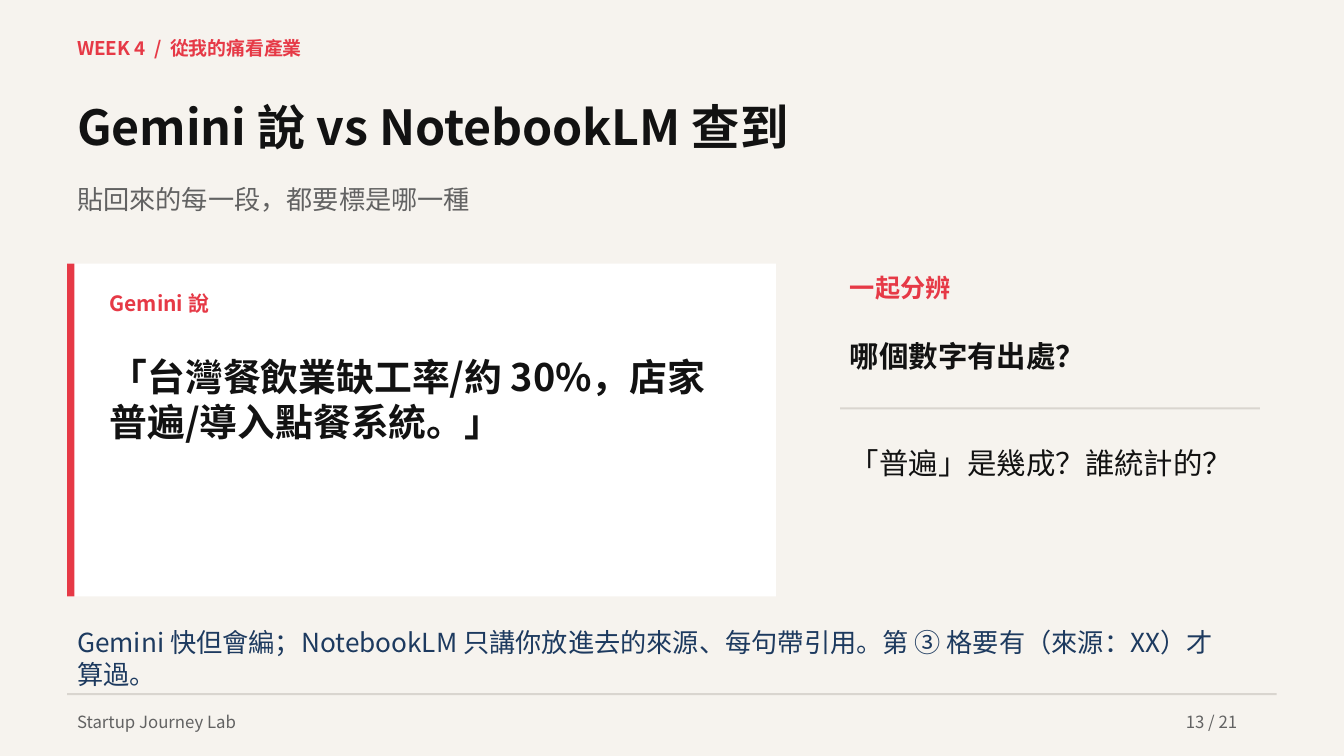
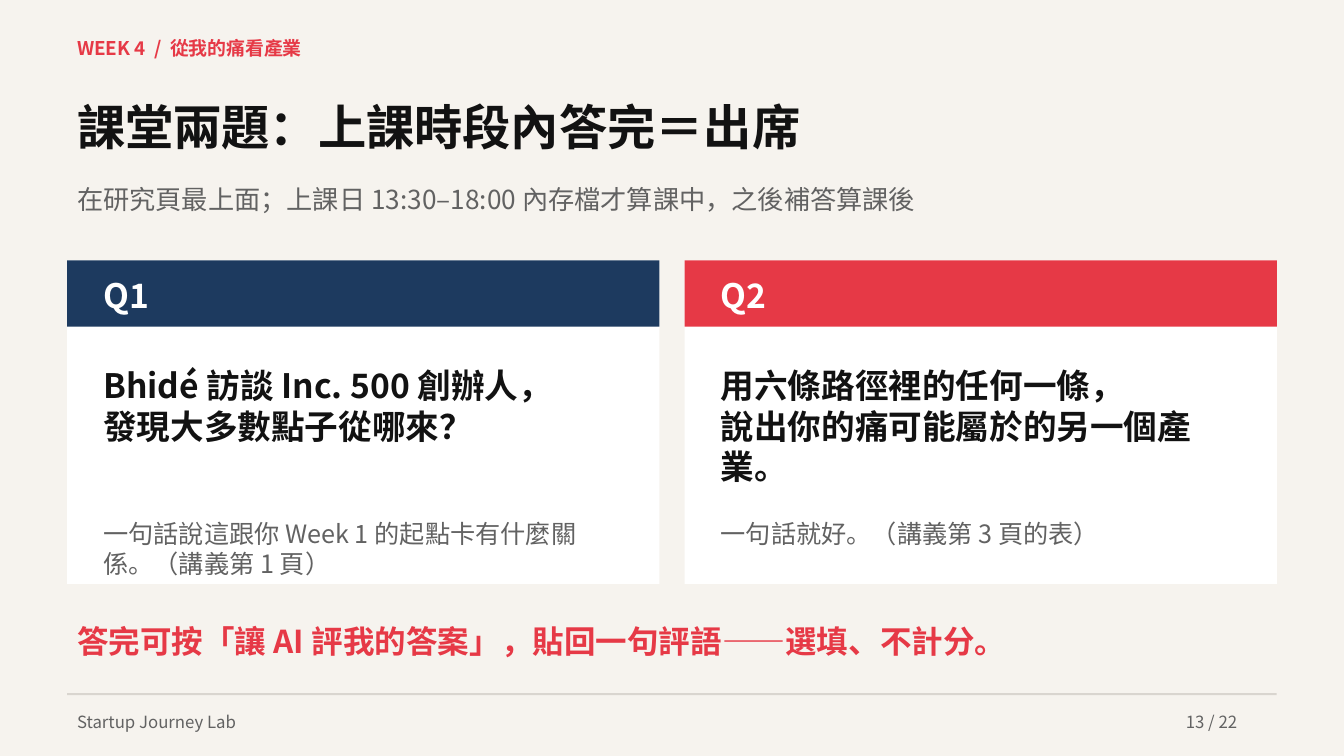
Before and after one commit to hpyuan1220/startup-journey-lab-app, a slide deck: slide 13 of materials/Week4_教學簡報.pptx. Drawn at 1344x756 pixels with LibreOffice and Linux fonts; fonts in the diff are those of the drawing. Boxes give left, top, right and bottom in pixels: in the first picture for what was removed or moved away, otherwise in the second. Text is boxed around its words. In the diff, an @@ line names an element or a change of style, - is before the commit and + after.

```diff
--- a/materials/Week4_教學簡報.pptx
+++ b/materials/Week4_教學簡報.pptx
@@ text at bbox=[77, 103, 800, 150]: text changed @@
-Gemini 說 vs NotebookLM 查到
+課堂兩題：上課時段內答完＝出席
@@ text at bbox=[77, 187, 915, 213]: text changed @@
-貼回來的每一段，都要標是哪一種
+在研究頁最上面；上課日 13:30–18:00 內存檔才算課中，之後補答算課後
@@ rectangle: place and size @@
-rectangle at bbox=[68, 263, 776, 596]
+rectangle at bbox=[68, 260, 660, 584]
@@ rectangle removed at bbox=[68, 263, 75, 596] @@
@@ rectangle added at bbox=[68, 260, 660, 327], fill #1D3A5F @@
@@ rectangle added at bbox=[685, 260, 1277, 584], fill #FFFFFF @@
@@ rectangle added at bbox=[685, 260, 1277, 327], fill #E63946 @@
@@ text added at bbox=[103, 282, 149, 315], 24 pt, text #FFFFFF, bold @@
+Q1
@@ text removed at bbox=[110, 290, 209, 316] @@
-Gemini 說
@@ text added at bbox=[721, 282, 767, 315], 24 pt, text #FFFFFF, bold @@
+Q2
@@ text removed at bbox=[850, 275, 951, 300] @@
-一起分辨
@@ text removed at bbox=[110, 358, 705, 443] @@
-「台灣餐飲業缺工率/約 30%，店家普遍/導入點餐系統。」
@@ text removed at bbox=[850, 342, 1085, 370] @@
-哪個數字有出處？
@@ text added at bbox=[103, 367, 552, 442], 24 pt, text #121212, bold @@
+Bhidé 訪談 Inc. 500 創辦人，
+發現大多數點子從哪來？
@@ text added at bbox=[721, 369, 1191, 482], 24 pt, text #121212, bold @@
+用六條路徑裡的任何一條，
+說出你的痛可能屬於的另一個產業。
@@ rectangle removed at bbox=[840, 407, 1260, 409] @@
@@ text removed at bbox=[850, 449, 1232, 477] @@
-「普遍」是幾成？誰統計的？
@@ text added at bbox=[103, 522, 577, 575], 18 pt, text #626262 @@
+一句話說這跟你 Week 1 的起點卡有什麼關係。（講義第 1 頁）
@@ text added at bbox=[721, 521, 1099, 545], 18 pt, text #626262 @@
+一句話就好。（講義第 3 頁的表）
@@ text removed at bbox=[77, 629, 1213, 686] @@
-Gemini 快但會編；NotebookLM 只講你放進去的來源、每句帶引用。第 ③ 格要有（來源：XX）才算過。
@@ text added at bbox=[77, 626, 1007, 657], 22.5 pt, text #E63946, bold @@
+答完可按「讓 AI 評我的答案」，貼回一句評語——選填、不計分。
@@ text at bbox=[1186, 715, 1238, 728]: text changed @@
-13 / 21
+13 / 22
```
Also in this commit, not shown: 14 other slides changed, 7 slides added, 6 slides removed, 4 other files.
